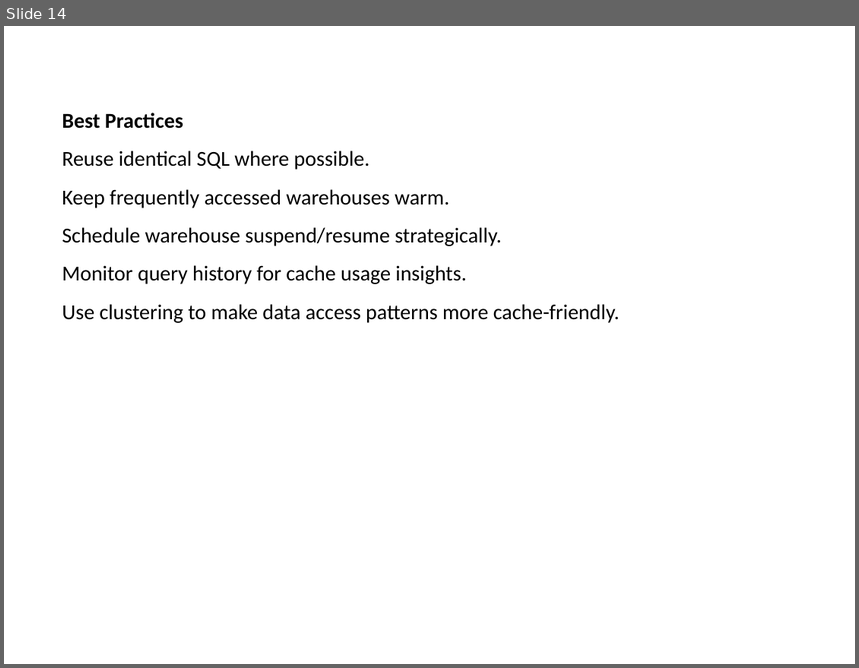
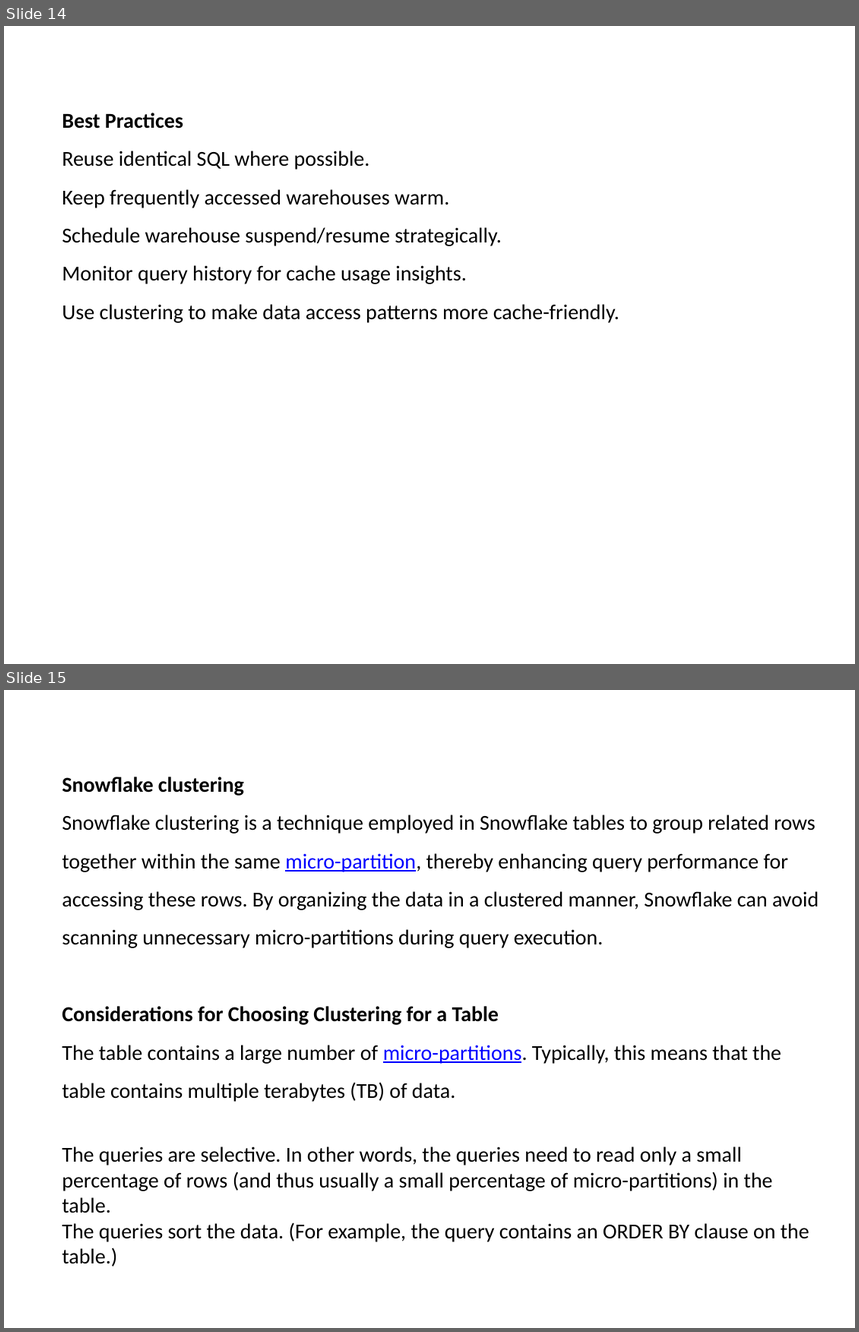
Before and after one commit to babjeereddy/snowflake, a slide deck: SnowFlake.pptx. Shown one above the other, each under a label of ours: slide 14 before the commit, slides 14 and 15 after it. The pictures are 859x668 and 859x1332 pixels, drawn with LibreOffice and Linux fonts; fonts in the diff are those of the drawing. Boxes give left, top, right and bottom in pixels: in the first picture for what was removed or moved away, otherwise in the second. Text is boxed around its words. In the diff, an @@ line names an element or a change of style, - is before the commit and + after.

```diff
--- a/SnowFlake.pptx
+++ b/SnowFlake.pptx
@@ slide 15 added at (4, 690, 855, 1328), background #FFFFFF @@
@@ text added at (62, 777, 819, 1267), 18 pt, text #000000 @@
+Snowflake clustering
+Snowflake clustering is a technique employed in Snowflake tables to group related rows together within the same micro-partition, thereby enhancing query performance for accessing these rows. By organizing the data in a clustered manner, Snowflake can avoid scanning unnecessary micro-partitions during query execution.
+Considerations for Choosing Clustering for a Table
+The table contains a large number of micro-partitions. Typically, this means that the table contains multiple terabytes (TB) of data.
+The queries are selective. In other words, the queries need to read only a small percentage of rows (and thus usually a small percentage of micro-partitions) in the table.
+The queries sort the data. (For example, the query contains an ORDER BY clause on the table.)
```
Also in this commit, not shown: 12 other slides added.
